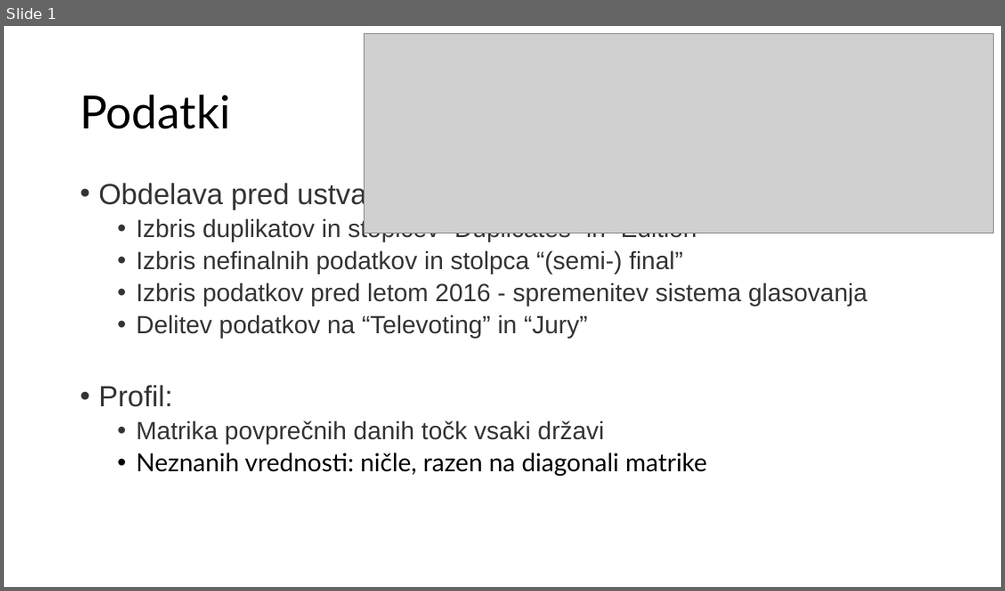
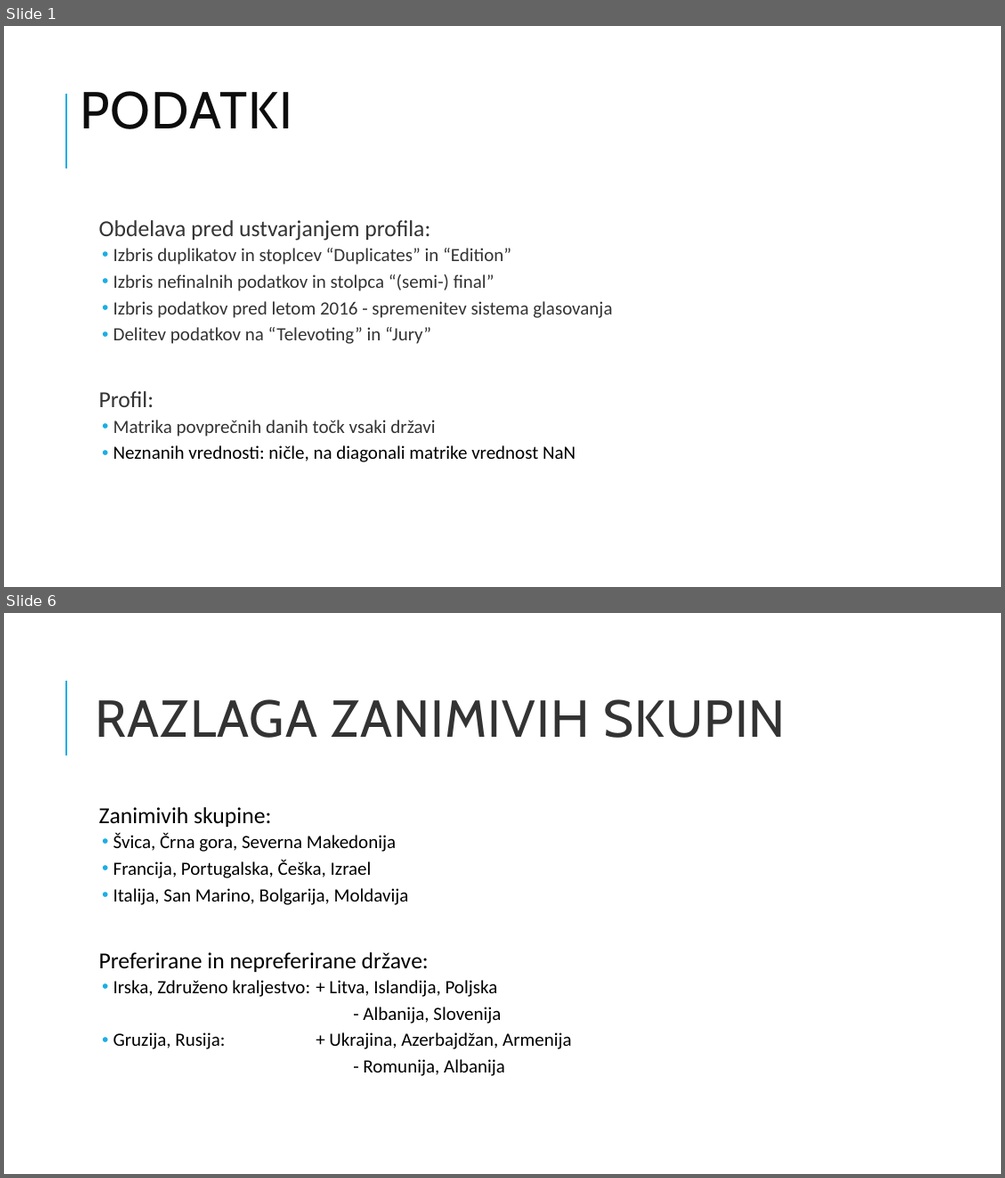
Before and after one commit to MatevzVidovic/UOZP, a slide deck: Aljaz/Naloga1/Aljaž_Rakovec_hw1.pptx. Shown one above the other, each under a label of ours: slide 1 before the commit, slides 1 and 6 after it; the slides between them are not shown. The pictures are 1005x591 and 1005x1178 pixels, drawn with LibreOffice and Linux fonts; fonts in the diff are those of the drawing; grey boxes stand for pictures. Boxes give left, top, right and bottom in pixels: in the first picture for what was removed or moved away, otherwise in the second. Text is boxed around its words. In the diff, an @@ line names an element or a change of style, - is before the commit and + after.

```diff
--- a/Aljaz/Naloga1/Aljaž_Rakovec_hw1.pptx
+++ b/Aljaz/Naloga1/Aljaž_Rakovec_hw1.pptx
@@ slide 6 added at (4,613,1001,1174), background #FFFFFF; not listed: 1 template element that a slide beside it also shows @@
@@ title added at (95,699,785,738), 50 pt, text #333333 @@
+RAZLAGA ZANIMIVIH SKUPIN
@@ text added at (99,807,572,1076), 18 pt, text #000000 @@
+  Zanimivih skupine:
+  • Švica, Črna gora, Severna Makedonija
+  • Francija, Portugalska, Češka, Izrael
+  • Italija, San Marino, Bolgarija, Moldavija
+  Preferirane in nepreferirane države:
+  • Irska, Združeno kraljestvo: + Litva, Islandija, Poljska
+  - Albanija, Slovenija
+  • Gruzija, Rusija: + Ukrajina, Azerbajdžan, Armenija
+  - Romunija, Albanija
@@ slide 1 changed as well @@
@@ picture removed at (364,33,994,233) @@
@@ line added from (66, 168) to (66, 94), #1CADE4 1.5 pt @@
@@ title at (80,91,292,129): text changed; size 44 to 50 pt; font Lato to Cabin; text colour #000000 to #0D0D0D @@
-Podatki
+PODATKI
@@ text "Obdelava pred ustvarjanjem profila:": place and size @@
-text "Obdelava pred ustvarjanjem profila:" at (98,181,867,475)
+text "Obdelava pred ustvarjanjem profila:" at (99,220,612,462)
@@ text at (99,220,612,436): size 28 to 22 pt in "Obdelava pred ustvarjanjem profila:", "Profil:"; font Arial to Calibri in "Obdelava pred ustvarjanjem profila:", "Izbris duplikatov in stoplcev “Duplicates” in “Edition”", "Izbris nefinalnih podatkov in stolpca “(semi-) final”", "Izbris podatkov pred letom 2016 - spremenitev ..." and 3 more places; size 24 to 18 pt in "Izbris duplikatov in stoplcev “Duplicates” in “Edition”", "Izbris nefinalnih podatkov in stolpca “(semi-) final”", "Izbris podatkov pred letom 2016 - spremenitev ...", "Delitev podatkov na “Televoting” in “Jury”" and 1 more places; bullet • to  ; more space between paragraphs; indent changed @@
@@ text at (113,445,575,462): text changed; size 24 to 18 pt; font Lato to Calibri @@
-  • Neznanih vrednosti: ničle, razen na diagonali matrike
+  • Neznanih vrednosti: ničle, na diagonali matrike vrednost NaN
```
Also in this commit, not shown: 4 other slides added, 6 slides removed, 12 other files.
